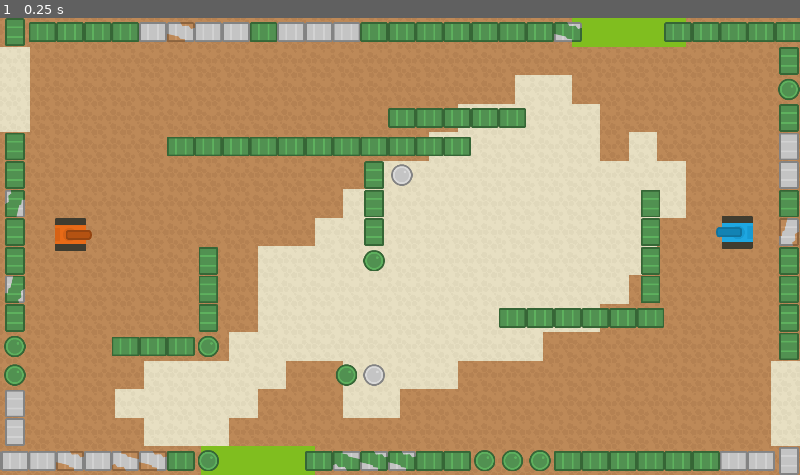
Above: before the commit, frame 1.
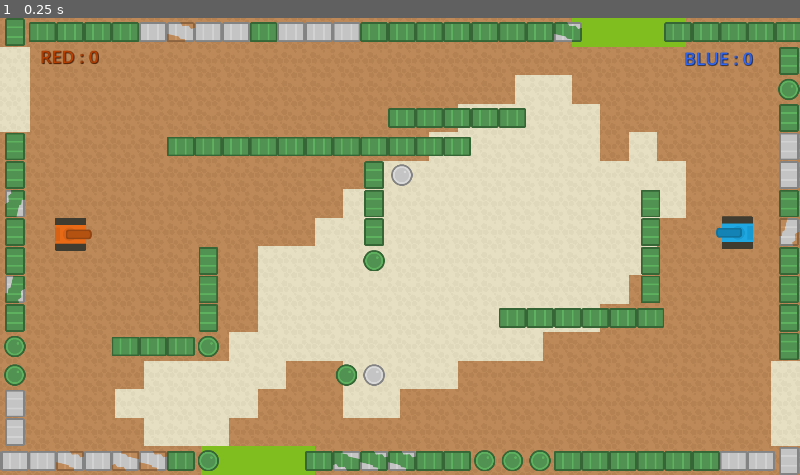
Above: after the commit, the same moment.

Repository: Iron-Wolf/snippy_tank
Game: Godot game, scene res://scenes/world.tscn
Two runs of this game, one before a commit and one after it. Both use one fixed random seed, a clock stepped at 60 frames per second and the inputs below.
Inputs:
- Up to frame 1 (0.25 s): no input

The runs differ from the first frame. In frame 1, 0.3% of the frame differs, in the area x 5-95%, y 7-51%.

Commit message:
add Score + shoot cooldown + minor feedback

Diff:
--- a/scenes/bullet.tscn
+++ b/scenes/bullet.tscn
@@ -4,7 +4,7 @@
 [ext_resource type="Texture2D" uid="uid://dwiyul8h7jkoc" path="res://assets/Bullets/bulletBeigeSilver.png" id="2_qtykp"]
 
 [sub_resource type="RectangleShape2D" id="RectangleShape2D_6mwjr"]
-size = Vector2(14, 26)
+size = Vector2(12, 15)
 
 [node name="Bullet" type="Area2D"]
 script = ExtResource("1_t843r")
@@ -15,6 +15,7 @@
 texture = ExtResource("2_qtykp")
 
 [node name="CollisionShape2D" type="CollisionShape2D" parent="."]
+position = Vector2(0, -4.5)
 shape = SubResource("RectangleShape2D_6mwjr")
 
 [connection signal="body_entered" from="." to="." method="_on_bullet_body_entered"]
--- a/scenes/player.tscn
+++ b/scenes/player.tscn
@@ -27,3 +27,6 @@
 position = Vector2(2, 0)
 rotation = 1.5708
 shape = SubResource("CircleShape2D_x1tm4")
+
+[node name="ShootTimer" type="Timer" parent="."]
+one_shot = true
--- a/scenes/world.tscn
+++ b/scenes/world.tscn
@@ -12,6 +12,7 @@
 [ext_resource type="Script" path="res://scripts/audio.gd" id="7_7a1p1"]
 [ext_resource type="Texture2D" uid="uid://bjwryy7vy8j7l" path="res://assets/Tanks/barrelBlue_outline.png" id="7_eml6a"]
 [ext_resource type="AudioStream" uid="uid://cv1qjfwqtme64" path="res://assets/sound/March_and_Play_intro.mp3" id="8_ikfit"]
+[ext_resource type="Script" path="res://scripts/score.gd" id="13_ke55v"]
 
 [sub_resource type="TileSetAtlasSource" id="TileSetAtlasSource_8lnnn"]
 texture = ExtResource("1_a34x0")
@@ -25,9 +26,6 @@
 [sub_resource type="TileSet" id="TileSet_sr3t7"]
 tile_size = Vector2i(128, 128)
 sources/0 = SubResource("TileSetAtlasSource_8lnnn")
-
-[sub_resource type="TileSet" id="TileSet_kj1jw"]
-tile_size = Vector2i(128, 128)
 
 [sub_resource type="TileSet" id="TileSet_x3v5d"]
 tile_size = Vector2i(128, 128)
@@ -75,49 +73,77 @@
 stream_1/stream = ExtResource("5_m7y4h")
 stream_1/volume = -60.0
 
+[sub_resource type="Theme" id="Theme_j82xi"]
+default_font_size = 40
+
 [node name="world" type="Node"]
 
-[node name="tile_map" type="Node" parent="."]
+[node name="TileMap" type="Node" parent="."]
 
-[node name="background" type="TileMapLayer" parent="tile_map"]
+[node name="Background" type="TileMapLayer" parent="TileMap"]
 scale = Vector2(0.5, 0.5)
 tile_map_data = PackedByteArray("AAAAAAEAAAAAAAIAAAAAAAMAAAAAAAIAAAAAAAIAAAAAAAIAAAALAAcAAAAAAAIAAAAMAAYAAAAAAAIAAAANAA …(7088 unchanged characters)…
 tile_set = SubResource("TileSet_sr3t7")
 
-[node name="back_transi" type="TileMapLayer" parent="tile_map"]
-scale = Vector2(0.5, 0.5)
-tile_set = SubResource("TileSet_kj1jw")
-
-[node name="back_transi_rock" type="TileMapLayer" parent="tile_map"]
+[node name="BackRock" type="TileMapLayer" parent="TileMap"]
 scale = Vector2(0.5, 0.5)
 tile_set = SubResource("TileSet_x3v5d")
 
-[node name="walls" type="TileMapLayer" parent="tile_map"]
+[node name="Walls" type="TileMapLayer" parent="TileMap"]
 tile_map_data = PackedByteArray("AAAAAAQAAAAAAAAAAAAAAAUAAAAAAAAAAAAAAAYAAAABAAAAAAAAAAcAAAAAAAAAAAAAAAgAAAAAAAAAAAAAAA …(1744 unchanged characters)…
 tile_set = SubResource("TileSet_mb338")
 
-[node name="player1" parent="." groups=["respawn"] instance=ExtResource("2_26ecd")]
+[node name="Player1" parent="." groups=["respawn"] instance=ExtResource("2_26ecd")]
 position = Vector2(154, 486)
 player_id = 1
 tank_texture = ExtResource("4_d16pt")
 barrel_texture = ExtResource("5_xguky")
 
-[node name="player2" parent="." groups=["respawn"] instance=ExtResource("2_26ecd")]
+[node name="Player2" parent="." groups=["respawn"] instance=ExtResource("2_26ecd")]
 position = Vector2(1653, 480)
 rotation = 3.14159
 player_id = 2
 tank_texture = ExtResource("6_h7v4c")
 barrel_texture = ExtResource("7_eml6a")
 
-[node name="background_audio" type="AudioStreamPlayer" parent="."]
+[node name="BackgroundAudio" type="AudioStreamPlayer" parent="."]
 stream = SubResource("AudioStreamSynchronized_j0fkd")
 script = ExtResource("7_7a1p1")
 mute = true
 
-[node name="time_in_fight" type="Timer" parent="background_audio"]
+[node name="time_in_fight" type="Timer" parent="BackgroundAudio"]
 
-[node name="intro_audio" type="AudioStreamPlayer" parent="background_audio"]
+[node name="intro_audio" type="AudioStreamPlayer" parent="BackgroundAudio"]
 stream = ExtResource("8_ikfit")
 
-[connection signal="fight_started" from="player1" to="background_audio" method="on_fight_started"]
-[connection signal="fight_started" from="player2" to="background_audio" method="on_fight_started"]
+[node name="UI" type="Control" parent="."]
+layout_mode = 3
+anchors_preset = 0
+offset_right = 40.0
+offset_bottom = 40.0
+theme = SubResource("Theme_j82xi")
+
+[node name="P1Score" type="Label" parent="UI"]
+layout_mode = 0
+offset_left = 88.0
+offset_top = 57.0
+offset_right = 197.0
+offset_bottom = 112.0
+theme_override_colors/font_color = Color(0.750102, 0.254084, 0, 1)
+theme_override_colors/font_shadow_color = Color(0, 0, 0, 1)
+text = "RED : "
+script = ExtResource("13_ke55v")
+
+[node name="P2Score" type="Label" parent="UI"]
+layout_mode = 0
+offset_left = 1532.0
+offset_top = 61.0
+offset_right = 1664.0
+offset_bottom = 116.0
+theme_override_colors/font_color = Color(0.183202, 0.414188, 1, 1)
+theme_override_colors/font_shadow_color = Color(0, 0, 0, 1)
+text = "BLUE : "
+script = ExtResource("13_ke55v")
+
+[connection signal="fight_started" from="Player1" to="BackgroundAudio" method="on_fight_started"]
+[connection signal="fight_started" from="Player2" to="BackgroundAudio" method="on_fight_started"]
--- a/scripts/bullet.gd
+++ b/scripts/bullet.gd
@@ -21,8 +21,8 @@
 	var o = origin_shoot.name if origin_shoot != null else StringName("UNKNOWN")
 	print(o + " kill " + body.name)
 
-	if body.name == "player1" or body.name == "player2":
-		body.kill();
+	if body.name == "Player1" or body.name == "Player2":
+		body.kill(o);
 
 	# remove the bullet from the scene
 	queue_free()
--- a/scripts/player.gd
+++ b/scripts/player.gd
@@ -9,12 +9,13 @@
 signal fight_started
 
 @onready var screen_size:Vector2 = get_viewport_rect().size
-@onready var audio: AudioStreamPlayer = $"../background_audio"
+#@onready var audio: AudioStreamPlayer = $"../BackgroundAudio"
 @onready var init_position: Vector2 = position
 @onready var init_rotation: float = rotation
 @onready var init_barrel_rotation: float = $barrel.rotation
 const sl: GDScript = preload("res://scripts/static_lib.gd")
 const bullet: PackedScene = preload("res://scenes/bullet.tscn")
+const track_texture: Texture2D = preload("res://assets/Tanks/tracksSmall.png")
 
 # constants
 enum Scheme {BASIC, ARCADE, SIMULATION}
@@ -24,13 +25,20 @@
 const FRICTION: float = -55
 const DRAG: float = -0.06
 const BRAKING_SPEED: float = -800
-const STOP_THRESHOLD: float = 30.0  # stop when speed is below
+const STOP_THRESHOLD: float = 30  # stop when speed is below
+const SHOOT_TIMER: float = 0.1 # cooldown (sec) before each shoot
+const START_AMMO: int = -1 # "-1" for infinite
+const ANIM_SHAKE_SPEED: int = 15
 
 # variables
 var acceleration: Vector2 = Vector2.ZERO
 var steer_direction: float = 0
 var move_direction: Vector2 = Vector2.ZERO
 var aim_direction: Vector2 = Vector2.ZERO
+var ammo_left: int
+var travel_total: float = 0 # cumulated distance traveled
+var travel_total_previous: float = 0 # detect if player has moved
+var travel_place_track: float = 0 # loop to "0" every 100 units
 
 #region starting logic
 func _ready() -> void:
@@ -44,11 +52,22 @@
 	if falat_error:
 		get_tree().quit()
 
-	$tank.texture = tank_texture;
-	$barrel.texture = barrel_texture;
+	$tank.texture = tank_texture
+	$barrel.texture = barrel_texture
+	$ShootTimer.wait_time = SHOOT_TIMER
+	respawn_process()
 #endregion
 
 func _physics_process(delta):
+	var position_before = position
+
+	@warning_ignore("integer_division")
+	var shake = 1 \
+		if get_tree().get_frame() % ANIM_SHAKE_SPEED*2 > ANIM_SHAKE_SPEED \
+		else -1
+	$tank.position.y = shake
+	$barrel.position.y = shake
+
 	# move tank
 	acceleration = Vector2.ZERO
 	match CONTROL_SCHEME:
@@ -68,14 +87,32 @@
 
 	# aim barrel
 	if aim_direction:
-		# apply aim globally (offset the tank rotation)
+		# apply aim globally (offset with tank rotation)
 		var target_aim: float = aim_direction.rotated(-rotation).angle()
-		var target_aim_offset: float = target_aim + PI/2
+		var target_aim_offset: float = target_aim + deg_to_rad(90)
 		$barrel.rotation = lerp_angle(
 			$barrel.rotation, target_aim_offset, deg_to_rad(STEERING_ANGLE) * delta)
 
 	if Input.is_action_just_pressed(f("shoot")):
 		shoot()
+
+	travel_total += position_before.distance_to(position)
+	if travel_total > travel_total_previous:
+		# actually in movement
+		var travel_actual = travel_total - travel_total_previous
+		travel_total_previous = travel_total
+		# track placement logic
+		travel_place_track -= travel_actual
+		if travel_place_track < 0:
+			travel_place_track = 100
+			var s = Sprite2D.new()
+			s.texture = track_texture
+			s.position = position
+			s.rotation = rotation + deg_to_rad(90)
+			# add texture below the player
+			owner.add_child(s)
+			owner.move_child(s, get_index())
+
 
 #region inputs
 func _unhandled_input(_event: InputEvent) -> void:
@@ -113,17 +150,30 @@
 #endregion
 
 func shoot() -> void:
+	if $ShootTimer.time_left != 0:
+		return
+	if ammo_left == 0:
+		return
+	ammo_left -= 1
 	fight_started.emit()
 	var b = bullet.instantiate()
 	b.origin_shoot = self
 	owner.add_child(b)
 	b.transform = $barrel/spawn_bullet.global_transform
+	$ShootTimer.start()
 
-func kill() -> void:
+func kill(origin_shoot: String) -> void:
+	if origin_shoot == "Player1":
+		$"../UI/P1Score".increase_score()
+	if origin_shoot == "Player2":
+		$"../UI/P2Score".increase_score()
+
 	# TODO : check if other players are dead (no need for 2)
 	get_tree().call_group("respawn", "respawn_process")# respawn ALL objetcs
 
 func respawn_process() -> void:
+	ammo_left = START_AMMO
+	$ShootTimer.start(SHOOT_TIMER)
 	position = init_position
 	rotation = init_rotation
 	$barrel.rotation = init_barrel_rotation
--- /dev/null
+++ b/scripts/score.gd
@@ -0,0 +1,11 @@
+extends Label
+
+var score: int = 0
+var base_text: String = text
+
+func _ready() -> void:
+	text = base_text + str(score)
+
+func increase_score() -> void:
+	score += 1
+	text = base_text + str(score)
Not shown: 1 places in scenes/world.tscn that only renumber resources
